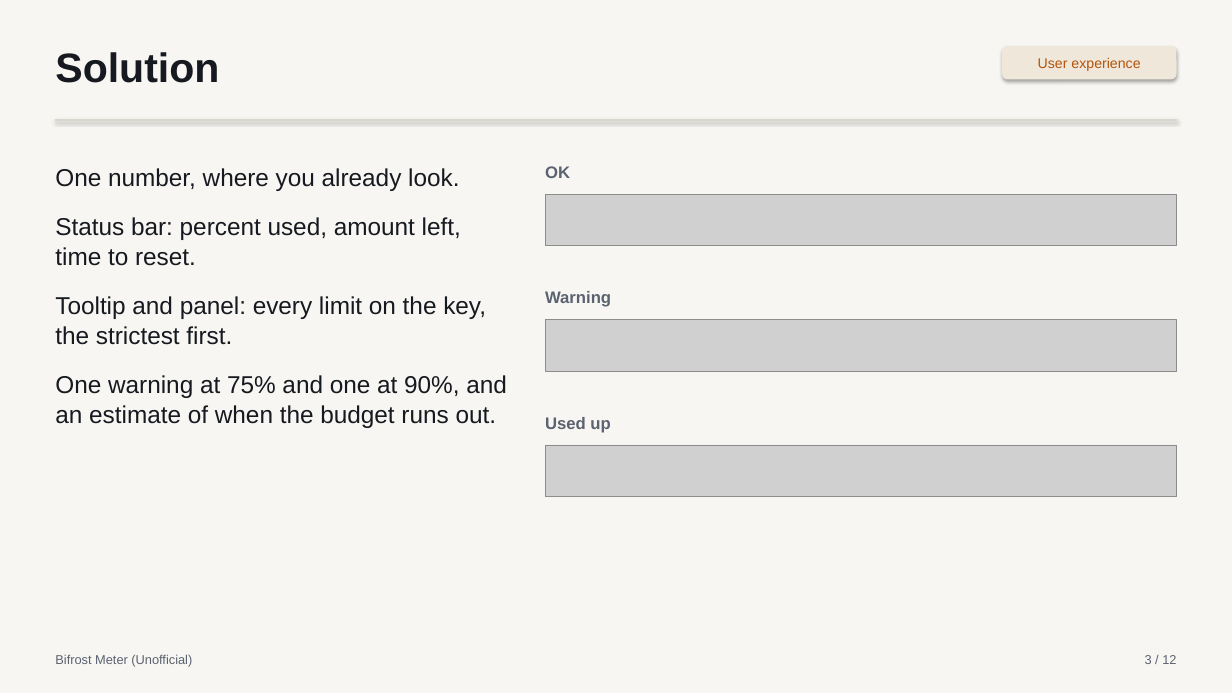
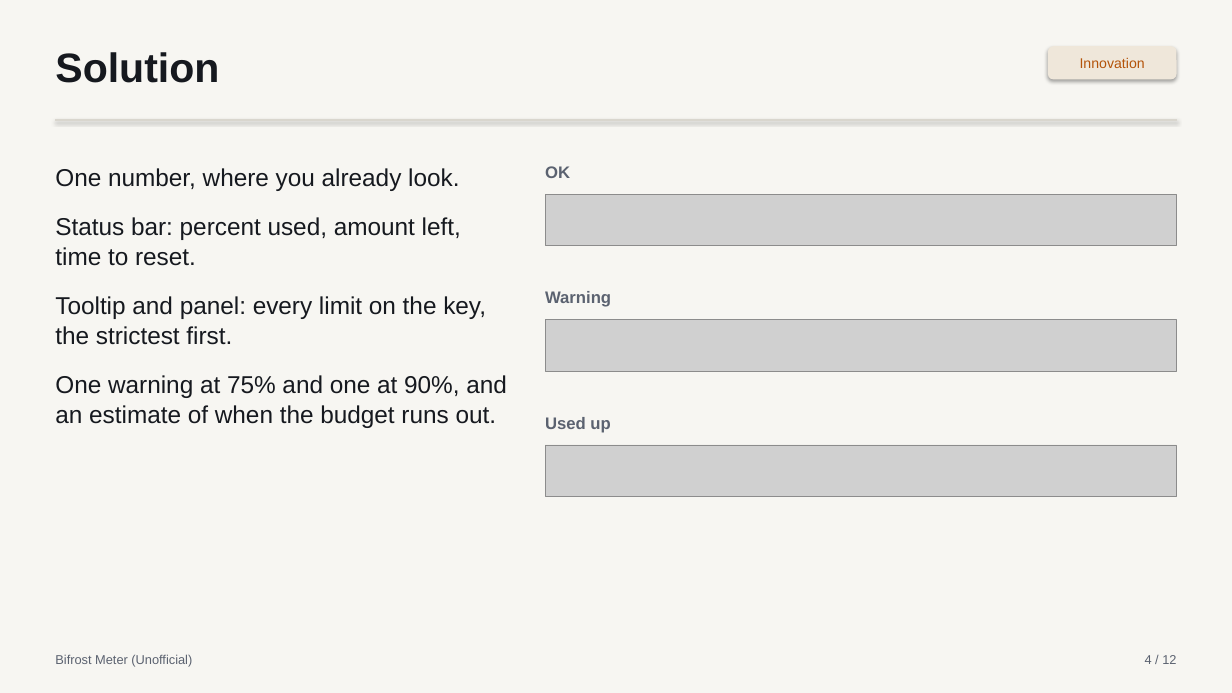
Before and after one commit to aimanmalib/bifrost-meter, a slide deck: slide 4 of deck/bifrost-meter.pptx (slide 3 before the commit). Drawn at 1232x693 pixels with LibreOffice and Linux fonts; fonts in the diff are those of the drawing; grey boxes stand for pictures. Boxes give left, top, right and bottom in pixels: in the first picture for what was removed or moved away, otherwise in the second. Text is boxed around its words. In the diff, an @@ line names an element or a change of style, - is before the commit and + after.

```diff
--- a/deck/bifrost-meter.pptx
+++ b/deck/bifrost-meter.pptx
@@ rounded rectangle "Innovation": place and size @@
-rounded rectangle "Innovation" at (1003, 46, 1177, 79)
+rounded rectangle "Innovation" at (1048, 46, 1177, 79)
@@ text in rounded rectangle at (1080, 57, 1145, 68): text changed @@
-User experience
+Innovation
@@ text at (1145, 655, 1176, 664): text changed @@
-3 / 12
+4 / 12
```
Also in this commit, not shown: 6 other slides changed, 1 slide added, 1 slide removed, 2 other files.
